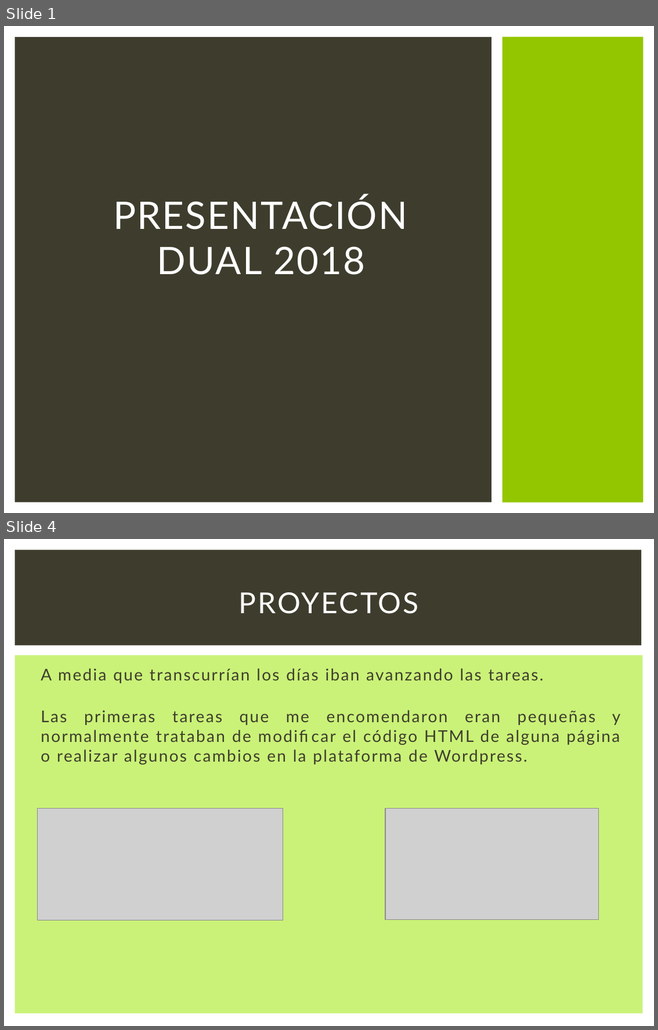
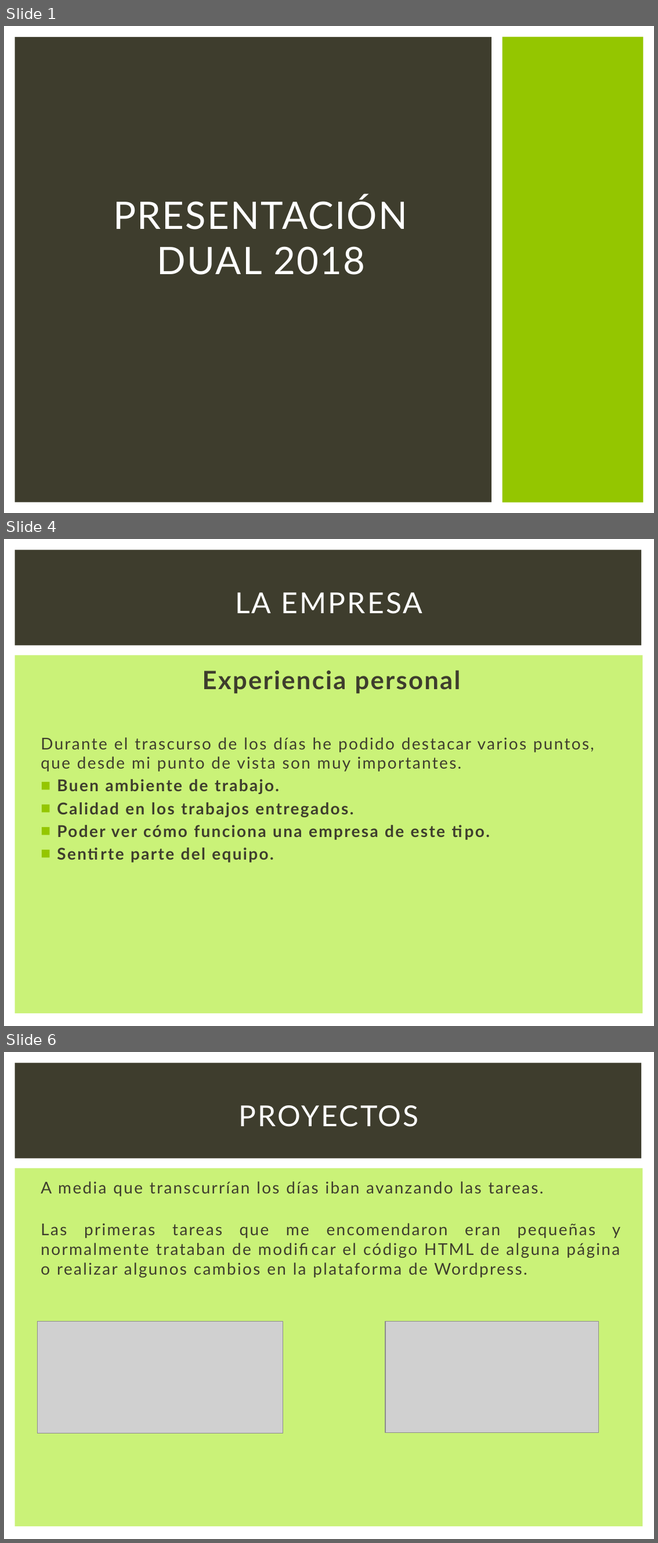
Before and after one commit to rafacampjurado/Presentaci-nDual2018, a slide deck: Presentación.ppsx. Shown one above the other, each under a label of ours: slides 1 and 4 before the commit, slides 1, 4 and 6 after it; the slides between them are not shown. The pictures are 658x1030 and 658x1543 pixels, drawn with LibreOffice and Linux fonts; fonts in the diff are those of the drawing; grey boxes stand for pictures. Boxes give left, top, right and bottom in pixels: in the first picture for what was removed or moved away, otherwise in the second. Text is boxed around its words. In the diff, an @@ line names an element or a change of style, - is before the commit and + after.

```diff
--- a/Presentación.ppsx
+++ b/Presentación.ppsx
@@ slide 4 added at <box>4,539,654,1026</box>, background #FFFFFF; not listed: 2 template elements that a slide beside it also shows @@
@@ title added at <box>235,592,423,614</box>, 32 pt, text #FFFFFF @@
+LA EMPRESA
@@ text added at <box>41,670,594,863</box>, 18 pt, text #3E3D2D, bold @@
+Experiencia personal
+Durante el trascurso de los días he podido destacar varios puntos, que desde mi punto de vista son muy importantes.
+■ Buen ambiente de trabajo.
+■ Calidad en los trabajos entregados.
+■ Poder ver cómo funciona una empresa de este tipo.
+■ Sentirte parte del equipo.
@@ what was slide 4 is now slide 6 @@
```
Also in this commit, not shown: 3 slides changed, 2 other slides added, 2 other files.
